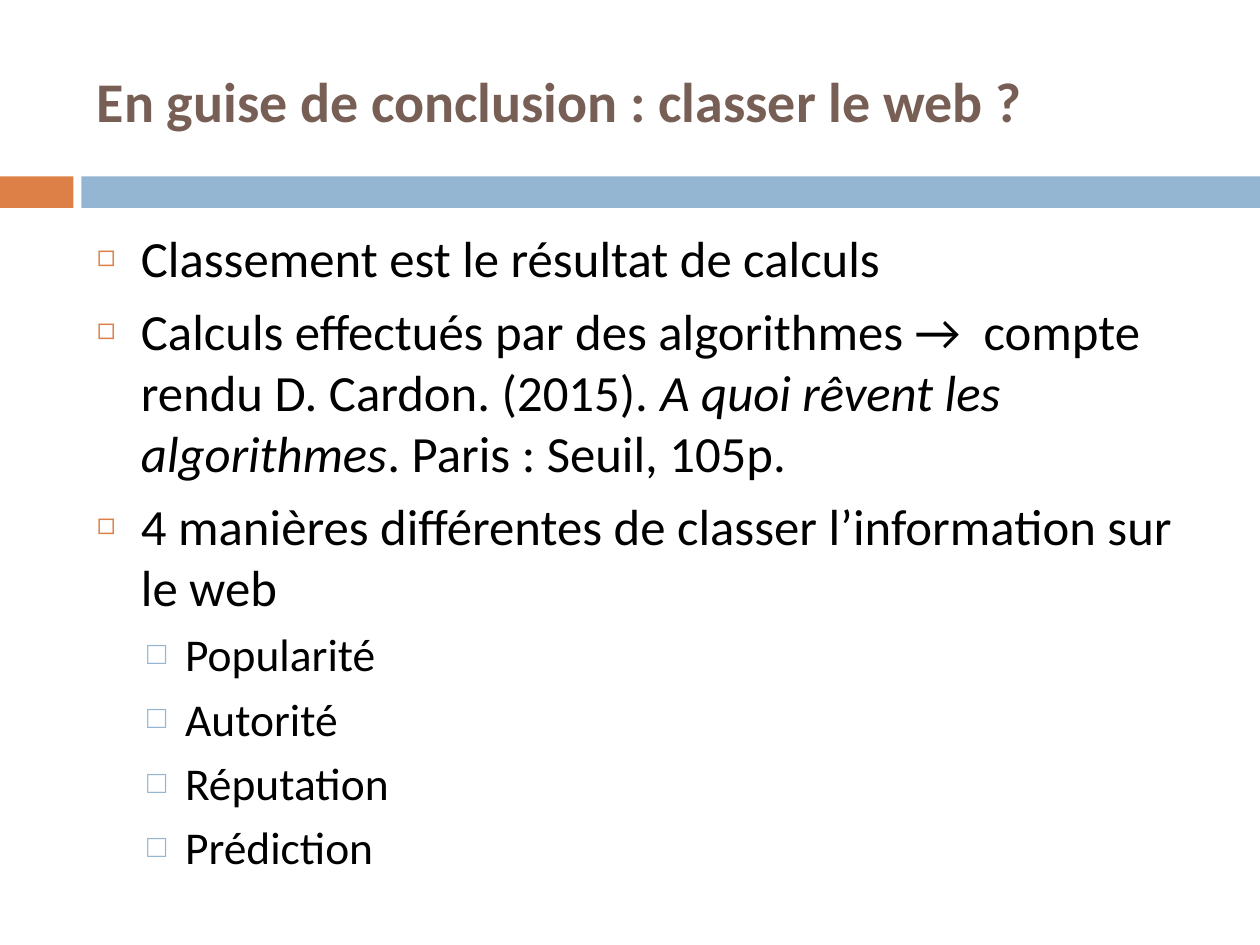
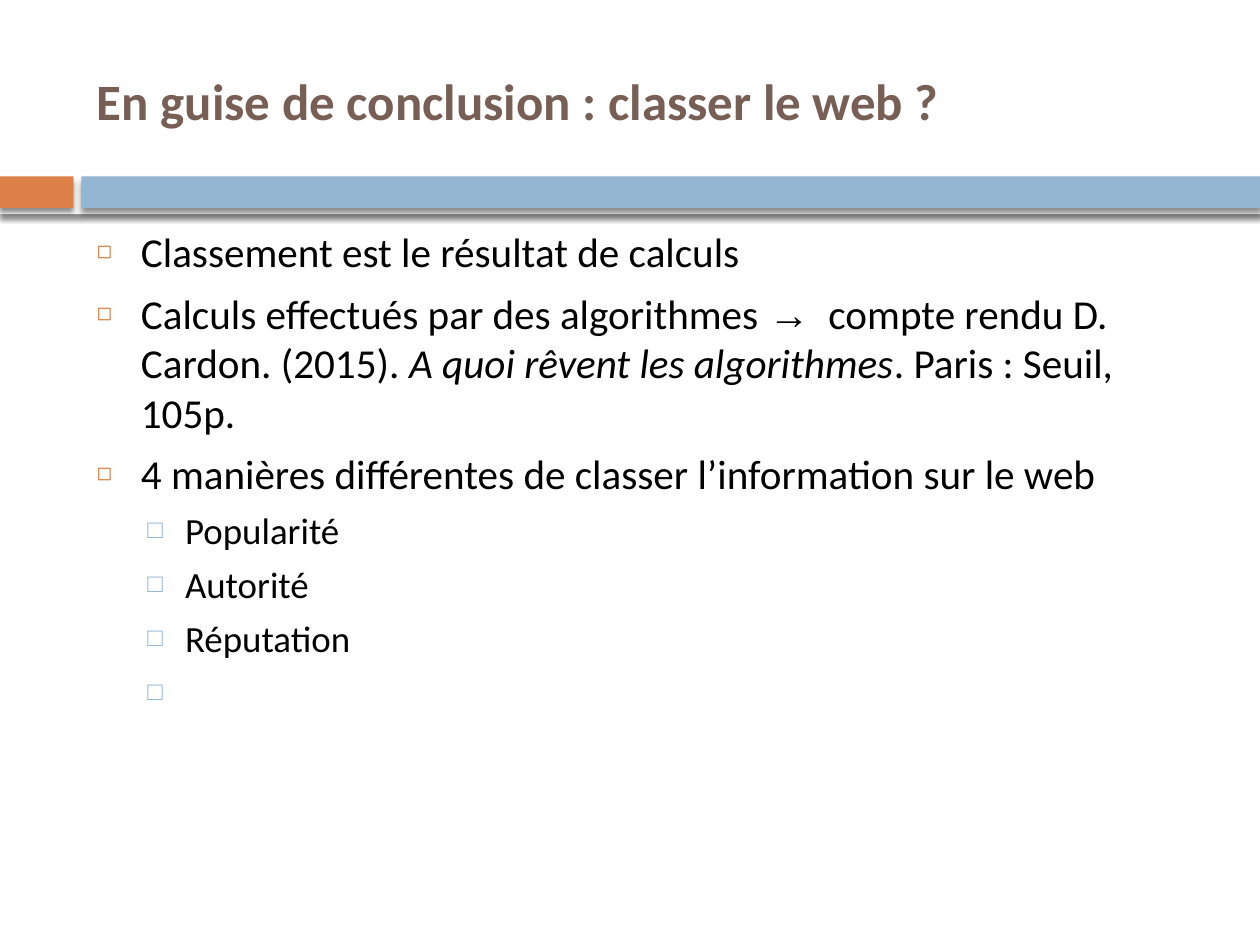
Before and after one commit to martyyann01/td_lyon3, a slide deck: slide 60 of Trait_Doc/Cours/Support_Cours.pptx. Drawn at 1260x945 pixels with LibreOffice and Linux fonts; fonts in the diff are those of the drawing. Boxes give left, top, right and bottom in pixels: in the first picture for what was removed or moved away, otherwise in the second. Text is boxed around its words. In the diff, an @@ line names an element or a change of style, - is before the commit and + after.

```diff
--- a/Trait_Doc/Cours/Support_Cours.pptx
+++ b/Trait_Doc/Cours/Support_Cours.pptx
@@ text "En guise de conclusion : ..." at [97,84,904,129]: size 32 to 29.1 pt @@
@@ rectangle at [0,176,73,208]: shadow on @@
@@ rectangle added at [0,170,1260,214], fill #FFFFFF @@
@@ rectangle at [82,176,1260,208]: shadow on @@
@@ text at [141,238,1113,658]: paragraph removed @@
-  □ Prédiction
@@ text "Classement est le résultat de ..." at [141,238,1113,658]: size 29 to 23.5 pt in "Classement est le résultat de calculs", "Calculs effectués par des algorithmes → compte ...", "4 manières différentes de classer l’information sur ..."; font Calibri to Arial in "→"; size 26 to 21.1 pt in "Popularité", "Autorité", "Réputation" @@
```
Also in this commit, not shown: 72 other slides changed, 19 other files.
